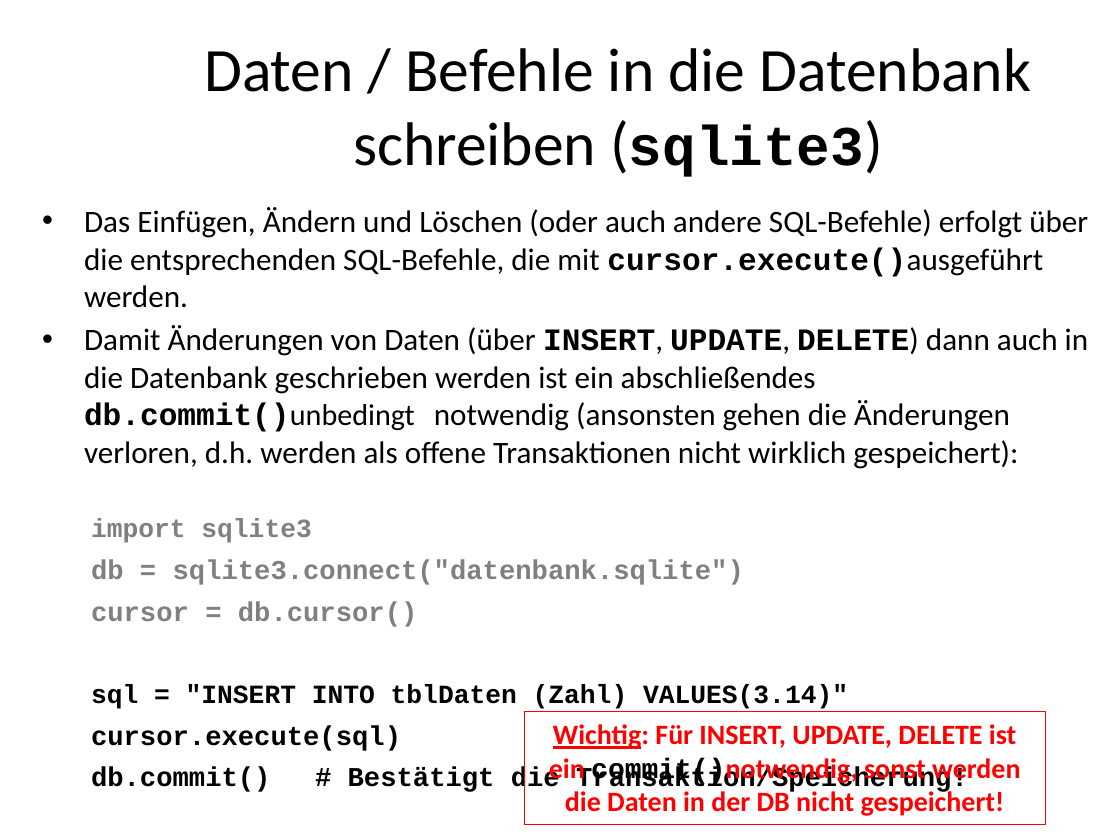
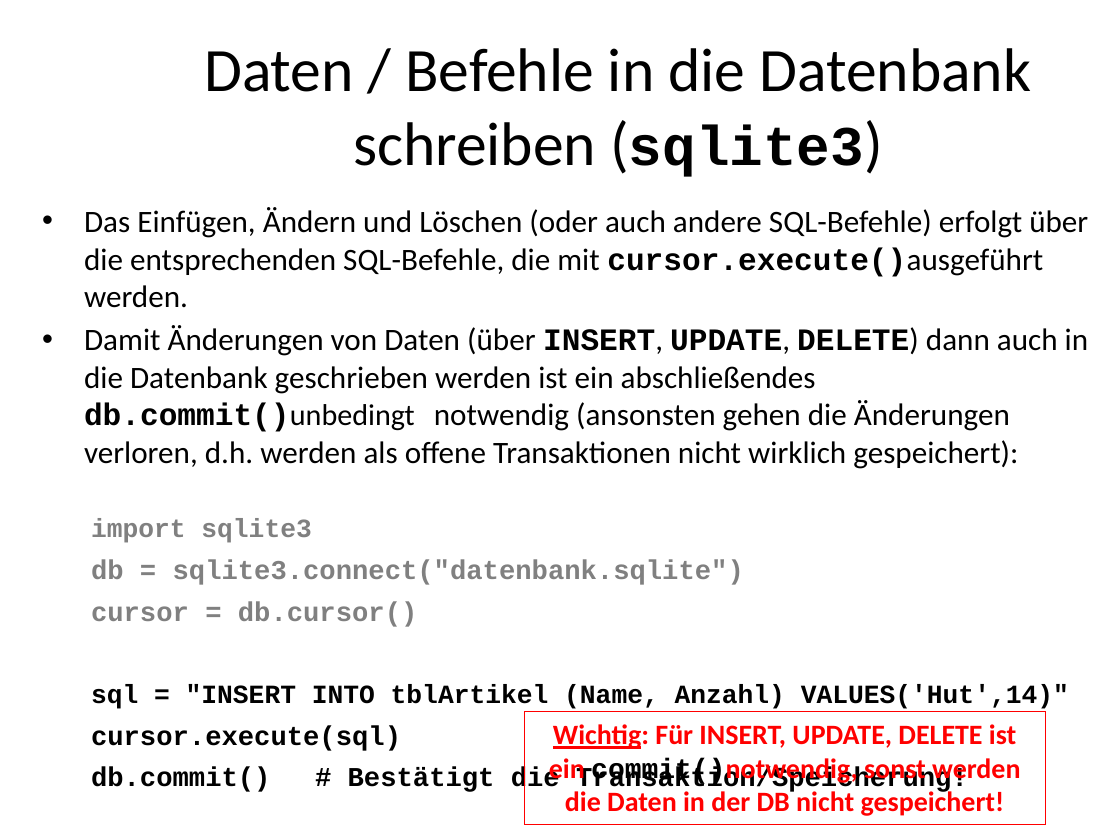
Before and after one commit to MickyRoth/Presentations, a slide deck: slide 95 of Python3 Fachinformatiker.pptx. Drawn at 1120x840 pixels with LibreOffice and Linux fonts; fonts in the diff are those of the drawing; background and template pictures are left out. Boxes give left, top, right and bottom in pixels: in the first picture for what was removed or moved away, otherwise in the second. Text is boxed around its words. In the diff, an @@ line names an element or a change of style, - is before the commit and + after.

```diff
--- a/Python3 Fachinformatiker.pptx
+++ b/Python3 Fachinformatiker.pptx
@@ text at (x1=91, y1=684, x2=1069, y2=709): text changed @@
-  sql = "INSERT INTO tblDaten (Zahl) VALUES(3.14)"
+  sql = "INSERT INTO tblArtikel (Name, Anzahl) VALUES('Hut',14)"
```
Also in this commit, not shown: 13 other slides changed, 3 slides removed, 1 other file.
